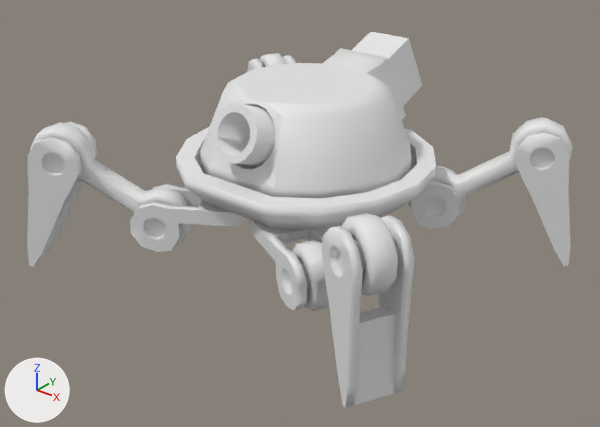
A saved change to the FBX model Project_Gruppe5/Assets/_Models/crawler3.fbx.
Both versions are drawn from a 50 mm lens placed at (4.76, -6.05, 4.16), pointed at (0.15, -0.29, 0.59). Arrows for +X, +Y and +Z are at lower left; the lights stay in place. Where no turn or scale is listed for an object, it has been applied to the vertices.
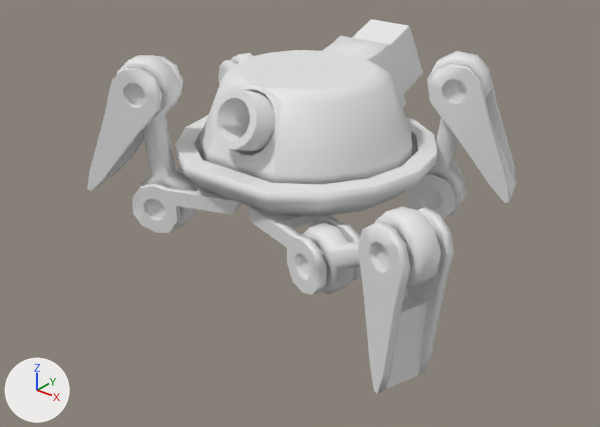
Pixel boxes (x1, y1, x2, y2) of what changed, in the pictures (600 x 427 px):
'Cube', moved
    before: (200, 48, 411, 198)
    after: (200, 35, 412, 185)
'Cylinder.006', moved, turned
    before: (322, 215, 414, 408)
    after: (358, 207, 454, 393)
'Holder', moved
    before: (176, 126, 436, 230)
    after: (175, 115, 437, 217)
'Cylinder.009', moved, turned
    before: (516, 117, 571, 266)
    after: (428, 54, 517, 203)
'Cylinder.005', moved, turned
    before: (27, 121, 97, 267)
    after: (87, 56, 183, 191)
'Cylinder.003', moved, turned
    before: (292, 213, 398, 311)
    after: (302, 206, 441, 294)
'Cylinder.004', moved, turned
    before: (30, 122, 194, 245)
    after: (117, 55, 197, 228)
'Sockel.001', moved, turned
    before: (248, 219, 325, 310)
    after: (247, 205, 361, 295)
'Sockel', moved, turned
    before: (130, 184, 244, 252)
    after: (132, 167, 242, 233)
'Cylinder.008', moved, turned
    before: (408, 118, 573, 216)
    after: (427, 51, 492, 217)
'Cube.001', moved
    before: (211, 104, 276, 166)
    after: (210, 89, 276, 152)
'Weakpoint', moved
    before: (352, 32, 422, 106)
    after: (352, 19, 423, 94)
'Cylinder.007', moved, turned
    before: (411, 165, 460, 229)
    after: (406, 163, 464, 220)
'Cylinder.001', moved, turned
    before: (247, 55, 296, 72)
    after: (218, 55, 257, 85)
'Cylinder', moved, turned
    before: (259, 53, 286, 67)
    after: (231, 53, 253, 64)

What the commit changed:
Object 'Holder' (ob_holder) moves from (0.0, 0.0, 1.339) to (0.0, 0.0, 1.472).
Object 'Cube.001' (ob_cube_001) moves from (0.0, 0.02, 1.276) to (0.0, 0.02, 1.409).
Object 'Cylinder.005' (ob_cylinder_005) moves from (-1.725, -1.615, 1.155) to (-1.083, -1.043, 1.809).
Object 'Cylinder.005' (ob_cylinder_005) turns from (90, -71, 31) to (90, -60, 20) degrees about x, y and z.
Object 'Sockel.001' (ob_sockel_001) moves from (0.423, -0.834, 0.536) to (0.435, -0.809, 0.669).
Object 'Sockel.001' (ob_sockel_001) turns from (-90, -0.2, -27) to (-90, -0.1, -17) degrees about x, y and z.
Object 'Cylinder.004' (ob_cylinder_004) moves from (-1.333, -1.38, 0.861) to (-1.024, -1.021, 1.267).
Object 'Cylinder.004' (ob_cylinder_004) turns from (90, 32, 31) to (90, 83, 20) degrees about x, y and z.
Object 'Cylinder.001' (ob_cylinder_001) moves from (-1.703, 1.496, 1.197) to (-1.906, 1.234, 1.216).
Object 'Cylinder.001' (ob_cylinder_001) turns from (90, -82, -31) to (91, -89, -21) degrees about x, y and z.
Object 'Weakpoint' (ob_weakpoint) moves from (0.0, 0.0, 0.617) to (0.0, 0.0, 0.75).
Object 'Cylinder.003' (ob_cylinder_003) moves from (1.42, -1.345, 0.922) to (1.545, -1.154, 0.988).
Object 'Cylinder.003' (ob_cylinder_003) turns from (-90, 144, -27) to (-90, 151, -17) degrees about x, y and z.
Object 'Sockel' (ob_sockel) moves from (-0.346, -0.79, 0.535) to (-0.352, -0.78, 0.669).
Object 'Sockel' (ob_sockel) turns from (-90, -0.2, -149) to (-90, -0.1, -160) degrees about x, y and z.
Object 'Cylinder.008' (ob_cylinder_008) moves from (1.446, 1.253, 0.883) to (1.075, 0.904, 1.321).
Object 'Cylinder.008' (ob_cylinder_008) turns from (-90, 148, 27) to (-90, 97, 17) degrees about x, y and z.
Object 'Cylinder.009' (ob_cylinder_009) moves from (1.815, 1.441, 1.136) to (1.134, 0.923, 1.799).
Object 'Cylinder.009' (ob_cylinder_009) turns from (-90, -108, 27) to (-90, -120, 17) degrees about x, y and z.
Object 'Cylinder' (ob_cylinder) moves from (-1.323, 1.269, 0.881) to (-1.457, 1.073, 0.955).
Object 'Cylinder' (ob_cylinder) turns from (90, 35, -31) to (90, 29, -20) degrees about x, y and z.
Object 'Cylinder.007' (ob_cylinder_007) moves from (0.428, 0.733, 0.535) to (0.438, 0.706, 0.668).
Object 'Cylinder.007' (ob_cylinder_007) turns from (-90, 0.2, 27) to (-90, 0.1, 17) degrees about x, y and z.
Object 'Cube' (ob_cube) moves from (0.0, 0.0, 0.617) to (0.0, 0.0, 0.75).
Object 'Cylinder.006' (ob_cylinder_006) moves from (1.772, -1.525, 1.201) to (1.952, -1.281, 1.217).
Object 'Cylinder.006' (ob_cylinder_006) turns from (-90, -99, -27) to (-91, -92, -17) degrees about x, y and z.
